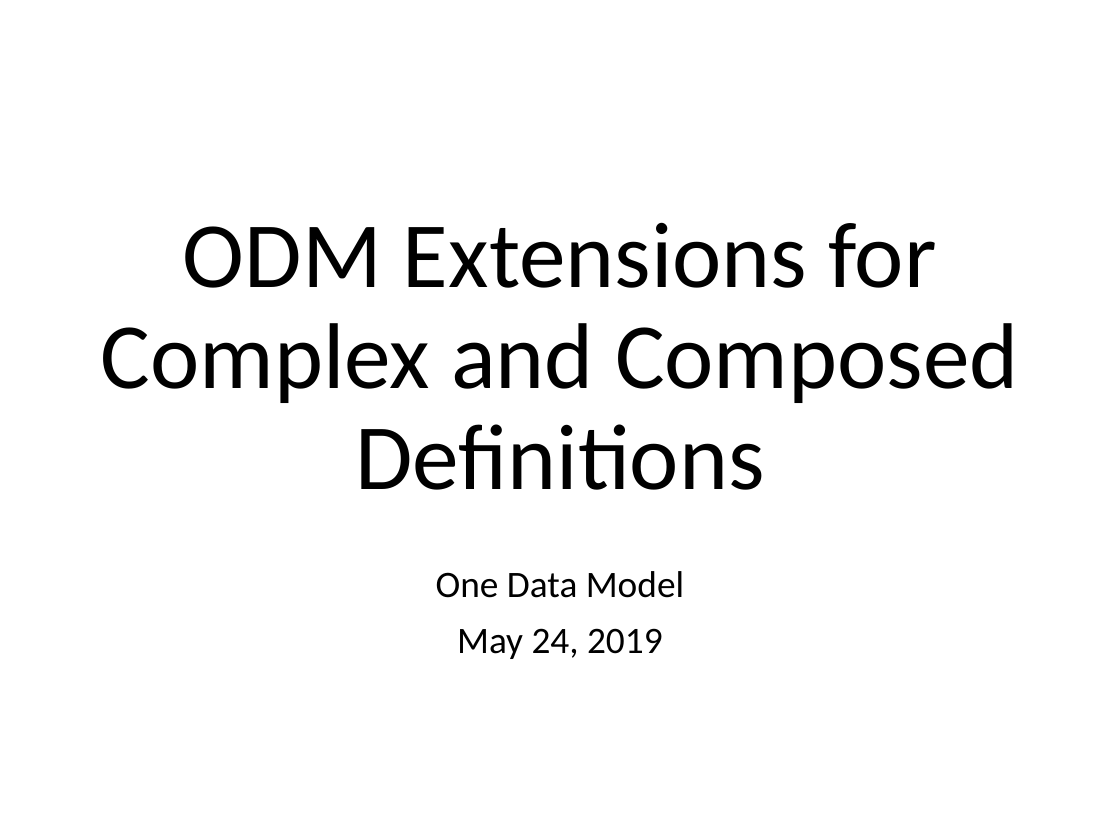
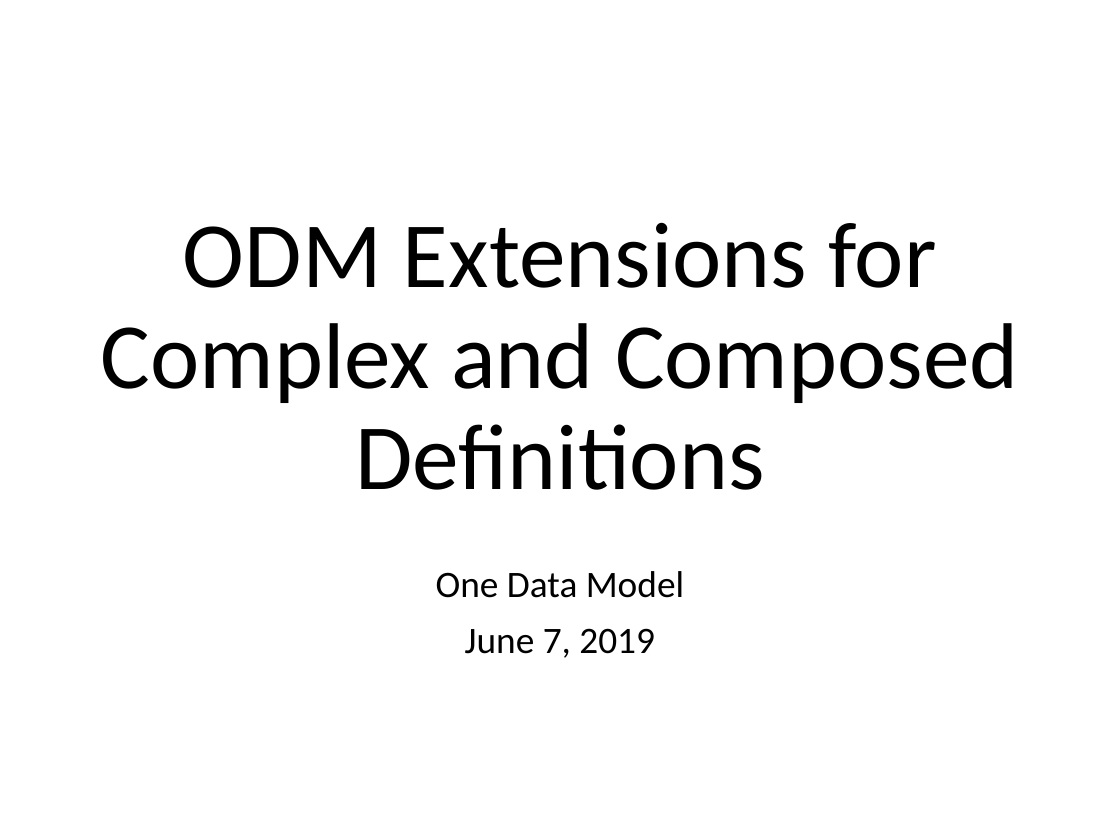
Before and after one commit to mjkoster/ODM-Examples, a slide deck: slide 1 of sdf-extensions.pptx. Drawn at 1120x840 pixels with LibreOffice and Linux fonts; fonts in the diff are those of the drawing. Boxes give left, top, right and bottom in pixels: in the first picture for what was removed or moved away, otherwise in the second. Text is boxed around its words. In the diff, an @@ line names an element or a change of style, - is before the commit and + after.

Commit message:
Update sdf-extensions.pptx
Added a slide for namespace prefix

```diff
--- a/sdf-extensions.pptx
+++ b/sdf-extensions.pptx
@@ subtitle at (465, 628, 655, 658): text changed @@
-May 24, 2019
+June 7, 2019
```
Also in this commit, not shown: 3 other slides changed, 1 slide added.
